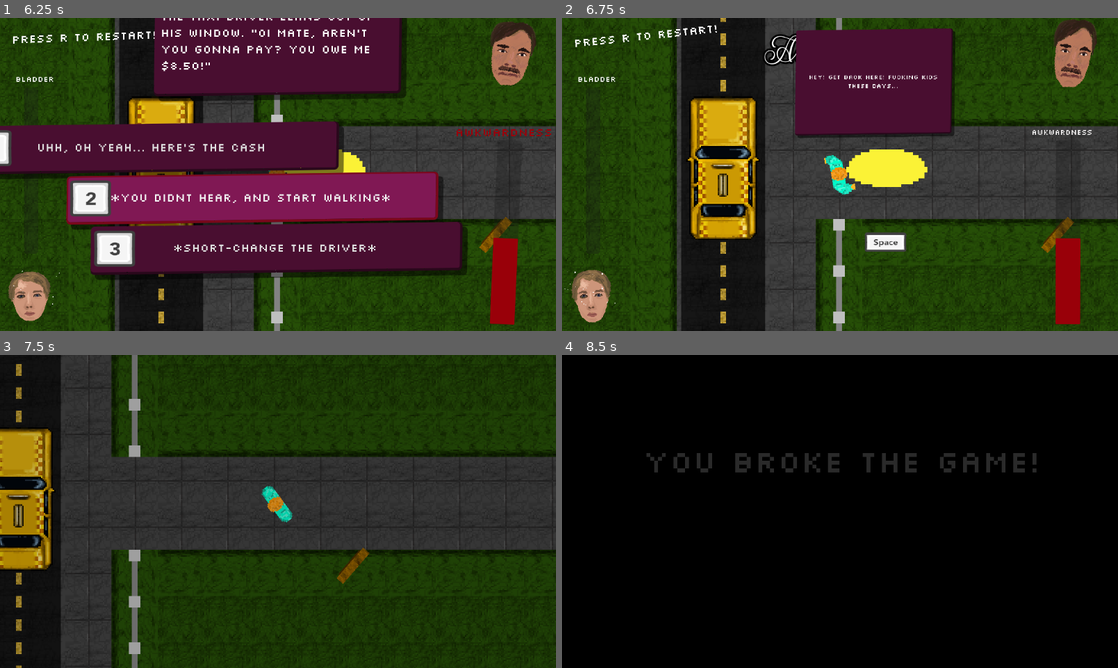
Above: before the commit, frames 1-4 (two rows, left to right).
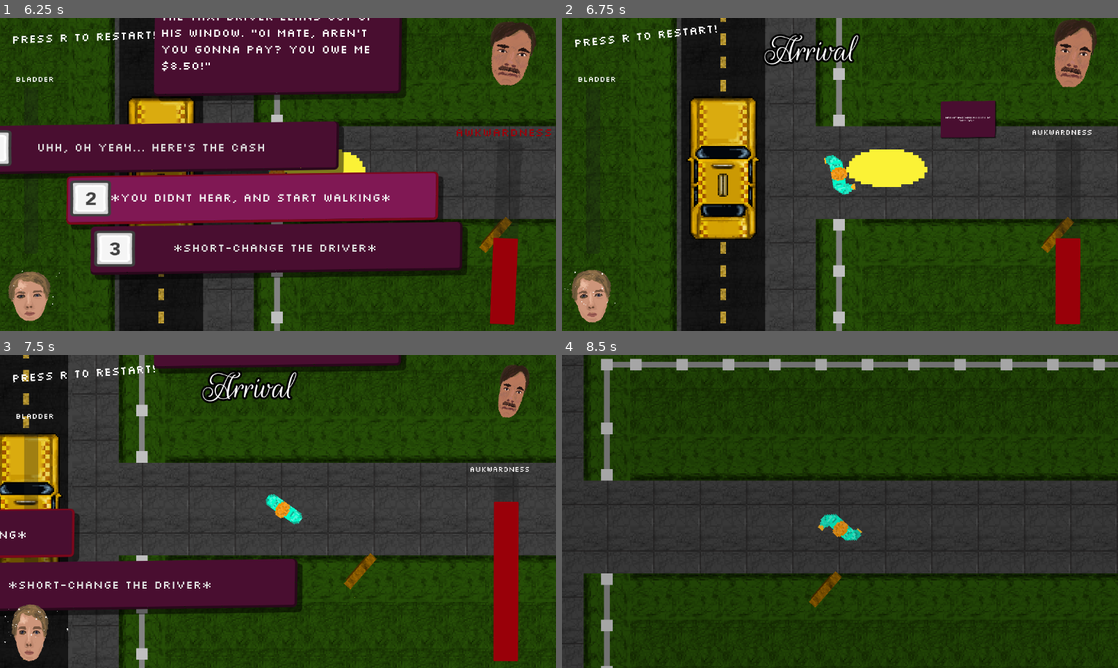
Above: after the commit, the same moments.

Repository: Jibby-Games/PizzaJam11
Game: Godot game, scene res://menu/intro.tscn
Two runs of this game, one before a commit and one after it. Both use one fixed random seed, a clock stepped at 60 frames per second and the inputs below.
Inputs (mouse positions are in pixels of both pictures, inside the frame that each line leads up to):
- Up to frame 1 (6.25 s): tap Enter (ui_accept) at 0.5, 0.77, 1.52, 3.02, 3.77, 4.52 s; move the mouse to (250, 237) at 0.52 s; press the mouse at (250, 237) at 0.53 s; hold W (up) 0.53-2.03 s; tap R (restart) every 0.75 s from 1.25 to 4.25 s; move the mouse to (444, 221) at 1.27 s; release the mouse at (444, 221) at 1.28 s; click (444, 221) at 1.35 s; move the mouse to (111, 127) at 2.02 s; press the mouse at (111, 127) at 2.03 s; hold A (left) 2.03-3.53 s; move the mouse to (305, 174) at 2.77 s; release the mouse at (305, 174) at 2.78 s; click (305, 174) at 2.85 s; move the mouse to (194, 96) at 3.52 s; press the mouse at (194, 96) at 3.53 s; hold S (down) 3.53-4.28 s; move the mouse to (400, 158) at 4.27 s; release the mouse at (400, 158) at 4.28 s; hold D (right) 4.28-5.03 s; click (400, 158) at 4.35 s; move the mouse to (166, 190) at 5.02 s; press the mouse at (166, 190) at 5.03 s; hold W (up) 5.03-5.75 s; release the mouse at (166, 190) at 5.75 s; click "*you didnt hear, and start wa…" at 5.75 s
- Up to frame 2 (6.75 s): move the mouse to (895, 105) at 6.52 s; hold D (right) from 6.53 s (still down); click (895, 105) at 6.6 s
- Up to frame 3 (7.5 s): tap Enter (ui_accept) at 6.77 s; release D (right) at 7.25 s; click "*you didnt hear, and start wa…" at 7.25 s
- Up to frame 4 (8.5 s): move the mouse to (812, 574) at 8.02 s; press the mouse at (812, 574) at 8.03 s; hold D (right) from 8.03 s (still down); tap Enter (ui_accept) at 8.27 s

Frame 1 is identical in both runs. In frame 2, 11% of the frame differs, in the area x 41-79%, y 3-75%; in frame 3, 33%; in frame 4, 100%, in the area x 0-100%, y 0-100%.

Commit message:
fix: event animations again - damn containers

Diff:
--- a/ui/awkward_event_system.tscn
+++ b/ui/awkward_event_system.tscn
@@ -100,118 +100,106 @@
 tracks/5/type = "value"
 tracks/5/imported = false
 tracks/5/enabled = true
-tracks/5/path = NodePath("ResponseScreen:position")
+tracks/5/path = NodePath("NPCPortrait:scale")
 tracks/5/interp = 1
 tracks/5/loop_wrap = true
 tracks/5/keys = {
 "times": PackedFloat32Array(0),
 "transitions": PackedFloat32Array(1),
 "update": 0,
-"values": [Vector2(0, 0)]
+"values": [Vector2(1, 1)]
 }
 tracks/6/type = "value"
 tracks/6/imported = false
 tracks/6/enabled = true
-tracks/6/path = NodePath("NPCPortrait:scale")
+tracks/6/path = NodePath("NPCPortrait:rotation")
 tracks/6/interp = 1
 tracks/6/loop_wrap = true
 tracks/6/keys = {
 "times": PackedFloat32Array(0),
 "transitions": PackedFloat32Array(1),
 "update": 0,
-"values": [Vector2(1, 1)]
+"values": [0.0]
 }
 tracks/7/type = "value"
 tracks/7/imported = false
 tracks/7/enabled = true
-tracks/7/path = NodePath("NPCPortrait:rotation")
+tracks/7/path = NodePath("DramaticSound:stream")
 tracks/7/interp = 1
 tracks/7/loop_wrap = true
 tracks/7/keys = {
 "times": PackedFloat32Array(0),
 "transitions": PackedFloat32Array(1),
-"update": 0,
-"values": [0.0]
+"update": 1,
+"values": [ExtResource("9_25upv")]
 }
 tracks/8/type = "value"
 tracks/8/imported = false
 tracks/8/enabled = true
-tracks/8/path = NodePath("ResponseScreen:scale")
+tracks/8/path = NodePath("DramaticSound:playing")
 tracks/8/interp = 1
 tracks/8/loop_wrap = true
 tracks/8/keys = {
 "times": PackedFloat32Array(0),
 "transitions": PackedFloat32Array(1),
-"update": 0,
-"values": [Vector2(1e-05, 1e-05)]
+"update": 1,
+"values": [false]
 }
 tracks/9/type = "value"
 tracks/9/imported = false
 tracks/9/enabled = true
-tracks/9/path = NodePath("DramaticSound:stream")
+tracks/9/path = NodePath(".:visible")
 tracks/9/interp = 1
 tracks/9/loop_wrap = true
 tracks/9/keys = {
 "times": PackedFloat32Array(0),
 "transitions": PackedFloat32Array(1),
 "update": 1,
-"values": [ExtResource("9_25upv")]
+"values": [false]
 }
 tracks/10/type = "value"
 tracks/10/imported = false
 tracks/10/enabled = true
-tracks/10/path = NodePath("DramaticSound:playing")
+tracks/10/path = NodePath("ResponseScreen/PanelContainer:position")
 tracks/10/interp = 1
 tracks/10/loop_wrap = true
 tracks/10/keys = {
 "times": PackedFloat32Array(0),
 "transitions": PackedFloat32Array(1),
-"update": 1,
-"values": [false]
+"update": 0,
+"values": [Vector2(849.5, 445.5)]
 }
 tracks/11/type = "value"
 tracks/11/imported = false
 tracks/11/enabled = true
-tracks/11/path = NodePath("ResponseScreen:visible")
+tracks/11/path = NodePath("ResponseScreen/PanelContainer:scale")
 tracks/11/interp = 1
 tracks/11/loop_wrap = true
 tracks/11/keys = {
 "times": PackedFloat32Array(0),
 "transitions": PackedFloat32Array(1),
-"update": 1,
-"values": [true]
+"update": 0,
+"values": [Vector2(1, 1)]
 }
 tracks/12/type = "value"
 tracks/12/imported = false
 tracks/12/enabled = true
-tracks/12/path = NodePath(".:visible")
+tracks/12/path = NodePath("ResponseScreen/InputPrompt:position")
 tracks/12/interp = 1
 tracks/12/loop_wrap = true
 tracks/12/keys = {
 "times": PackedFloat32Array(0),
 "transitions": PackedFloat32Array(1),
-"update": 1,
-"values": [false]
+"update": 0,
+"values": [Vector2(1102, 1160)]
 }
 tracks/13/type = "value"
 tracks/13/imported = false
 tracks/13/enabled = true
-tracks/13/path = NodePath("ResponseScreen/PanelContainer:position")
+tracks/13/path = NodePath("ResponseScreen/InputPrompt:scale")
 tracks/13/interp = 1
 tracks/13/loop_wrap = true
 tracks/13/keys = {
-"times": PackedFloat32Array(0),
-"transitions": PackedFloat32Array(1),
-"update": 0,
-"values": [Vector2(849.5, 445.5)]
-}
-tracks/14/type = "value"
-tracks/14/imported = false
-tracks/14/enabled = true
-tracks/14/path = NodePath("ResponseScreen/PanelContainer:scale")
-tracks/14/interp = 1
-tracks/14/loop_wrap = true
-tracks/14/keys = {
 "times": PackedFloat32Array(0),
 "transitions": PackedFloat32Array(1),
 "update": 0,
@@ -284,59 +272,59 @@
 tracks/5/type = "value"
 tracks/5/imported = false
 tracks/5/enabled = true
-tracks/5/path = NodePath("ResponseScreen:position")
+tracks/5/path = NodePath("NPCPortrait:scale")
 tracks/5/interp = 1
 tracks/5/loop_wrap = true
 tracks/5/keys = {
-"times": PackedFloat32Array(0),
-"transitions": PackedFloat32Array(1),
-"update": 0,
-"values": [Vector2(-1200, 0)]
+"times": PackedFloat32Array(0, 0.6, 1, 1.5, 2),
+"transitions": PackedFloat32Array(2, 0.5, -2, -2, -2),
+"update": 0,
+"values": [Vector2(0, 0), Vector2(1.5, 1.5), Vector2(1, 1), Vector2(1.5, 1.5), Vector2(1, 1)]
 }
 tracks/6/type = "value"
 tracks/6/imported = false
 tracks/6/enabled = true
-tracks/6/path = NodePath("NPCPortrait:scale")
+tracks/6/path = NodePath("NPCPortrait:rotation")
 tracks/6/interp = 1
 tracks/6/loop_wrap = true
 tracks/6/keys = {
-"times": PackedFloat32Array(0, 0.6, 1, 1.5, 2),
-"transitions": PackedFloat32Array(2, 0.5, -2, -2, -2),
-"update": 0,
-"values": [Vector2(0, 0), Vector2(1.5, 1.5), Vector2(1, 1), Vector2(1.5, 1.5), Vector2(1, 1)]
+"times": PackedFloat32Array(0, 0.3, 0.8, 1.3, 2),
+"transitions": PackedFloat32Array(0.5, 2, 2, 2, 2),
+"update": 0,
+"values": [0.0, 0.0, -0.261799, 0.261799, 0.0]
 }
 tracks/7/type = "value"
 tracks/7/imported = false
 tracks/7/enabled = true
-tracks/7/path = NodePath("NPCPortrait:rotation")
+tracks/7/path = NodePath("DramaticSound:stream")
 tracks/7/interp = 1
 tracks/7/loop_wrap = true
 tracks/7/keys = {
-"times": PackedFloat32Array(0, 0.3, 0.8, 1.3, 2),
-"transitions": PackedFloat32Array(0.5, 2, 2, 2, 2),
-"update": 0,
-"values": [0.0, 0.0, -0.261799, 0.261799, 0.0]
+"times": PackedFloat32Array(0),
+"transitions": PackedFloat32Array(1),
+"update": 1,
+"values": [ExtResource("7_42v4y")]
 }
 tracks/8/type = "value"
 tracks/8/imported = false
 tracks/8/enabled = true
-tracks/8/path = NodePath("DramaticSound:stream")
+tracks/8/path = NodePath("DramaticSound:playing")
 tracks/8/interp = 1
 tracks/8/loop_wrap = true
 tracks/8/keys = {
-"times": PackedFloat32Array(0),
+"times": PackedFloat32Array(0.4),
 "transitions": PackedFloat32Array(1),
 "update": 1,
-"values": [ExtResource("7_42v4y")]
+"values": [true]
 }
 tracks/9/type = "value"
 tracks/9/imported = false
 tracks/9/enabled = true
-tracks/9/path = NodePath("DramaticSound:playing")
+tracks/9/path = NodePath(".:visible")
 tracks/9/interp = 1
 tracks/9/loop_wrap = true
 tracks/9/keys = {
-"times": PackedFloat32Array(0.4),
+"times": PackedFloat32Array(0),
 "transitions": PackedFloat32Array(1),
 "update": 1,
 "values": [true]
@@ -344,14 +332,50 @@
 tracks/10/type = "value"
 tracks/10/imported = false
 tracks/10/enabled = true
-tracks/10/path = NodePath(".:visible")
+tracks/10/path = NodePath("ResponseScreen/PanelContainer:position")
 tracks/10/interp = 1
 tracks/10/loop_wrap = true
 tracks/10/keys = {
 "times": PackedFloat32Array(0),
 "transitions": PackedFloat32Array(1),
-"update": 1,
-"values": [true]
+"update": 0,
+"values": [Vector2(759, -87)]
+}
+tracks/11/type = "value"
+tracks/11/imported = false
+tracks/11/enabled = true
+tracks/11/path = NodePath("ResponseScreen/PanelContainer:scale")
+tracks/11/interp = 1
+tracks/11/loop_wrap = true
+tracks/11/keys = {
+"times": PackedFloat32Array(0),
+"transitions": PackedFloat32Array(1),
+"update": 0,
+"values": [Vector2(1e-05, 1e-05)]
+}
+tracks/12/type = "value"
+tracks/12/imported = false
+tracks/12/enabled = true
+tracks/12/path = NodePath("ResponseScreen/InputPrompt:position")
+tracks/12/interp = 1
+tracks/12/loop_wrap = true
+tracks/12/keys = {
+"times": PackedFloat32Array(0),
+"transitions": PackedFloat32Array(1),
+"update": 0,
+"values": [Vector2(526, 669)]
+}
+tracks/13/type = "value"
+tracks/13/imported = false
+tracks/13/enabled = true
+tracks/13/path = NodePath("ResponseScreen/InputPrompt:scale")
+tracks/13/interp = 1
+tracks/13/loop_wrap = true
+tracks/13/keys = {
+"times": PackedFloat32Array(0),
+"transitions": PackedFloat32Array(1),
+"update": 0,
+"values": [Vector2(1, 1)]
 }
 
 [sub_resource type="Animation" id="Animation_73bsn"]
@@ -408,62 +432,38 @@
 tracks/4/type = "value"
 tracks/4/imported = false
 tracks/4/enabled = true
-tracks/4/path = NodePath("ResponseScreen:position")
-tracks/4/interp = 2
+tracks/4/path = NodePath("ResponseScreen/PanelContainer:position")
+tracks/4/interp = 1
 tracks/4/loop_wrap = true
 tracks/4/keys = {
-"times": PackedFloat32Array(0, 0.602033, 1.3),
-"transitions": PackedFloat32Array(0, 0.5, 0.5),
-"update": 0,
-"values": [Vector2(496, -257), Vector2(496, -257), Vector2(0, 0)]
+"times": PackedFloat32Array(0, 0.6, 1.3),
+"transitions": PackedFloat32Array(1, 1, 2),
+"update": 0,
+"values": [Vector2(759, -87), Vector2(759, -87), Vector2(273.5, 121.5)]
 }
 tracks/5/type = "value"
 tracks/5/imported = false
 tracks/5/enabled = true
-tracks/5/path = NodePath("ResponseScreen:scale")
-tracks/5/interp = 2
+tracks/5/path = NodePath("ResponseScreen/PanelContainer:scale")
+tracks/5/interp = 1
 tracks/5/loop_wrap = true
 tracks/5/keys = {
-"times": PackedFloat32Array(0, 0.620694, 1.30203),
-"transitions": PackedFloat32Array(0, 0.5, 0.5),
-"update": 0,
-"values": [Vector2(1e-05, 1e-05), Vector2(1e-05, 1e-05), Vector2(1, 1)]
+"times": PackedFloat32Array(0, 0.62512, 1.3),
+"transitions": PackedFloat32Array(2, 2, 2),
+"update": 0,
+"values": [Vector2(0, 0), Vector2(0, 0), Vector2(1, 1)]
 }
 tracks/6/type = "value"
 tracks/6/imported = false
 tracks/6/enabled = true
-tracks/6/path = NodePath("ResponseScreen:visible")
+tracks/6/path = NodePath("ResponseScreen/InputPrompt:position")
 tracks/6/interp = 1
 tracks/6/loop_wrap = true
 tracks/6/keys = {
-"times": PackedFloat32Array(0),
-"transitions": PackedFloat32Array(1),
-"update": 1,
-"values": [true]
-}
-tracks/7/type = "value"
-tracks/7/imported = false
-tracks/7/enabled = true
-tracks/7/path = NodePath("ResponseScreen/PanelContainer:position")
-tracks/7/interp = 1
-tracks/7/loop_wrap = true
-tracks/7/keys = {
-"times": PackedFloat32Array(0, 0.606459, 1.3),
-"transitions": PackedFloat32Array(0, 0.5, 1),
-"update": 0,
-"values": [Vector2(496, -257), Vector2(496, -257), Vector2(273.5, 121.5)]
-}
-tracks/8/type = "value"
-tracks/8/imported = false
-tracks/8/enabled = true
-tracks/8/path = NodePath("ResponseScreen/PanelContainer:scale")
-tracks/8/interp = 1
-tracks/8/loop_wrap = true
-tracks/8/keys = {
-"times": PackedFloat32Array(0, 0.62512, 1.3),
-"transitions": PackedFloat32Array(0, 0.5, 1),
-"update": 0,
-"values": [Vector2(0, 0), Vector2(0, 0), Vector2(1, 1)]
+"times": PackedFloat32Array(0, 1.2, 1.5),
+"transitions": PackedFloat32Array(-2, -2, -2),
+"update": 0,
+"values": [Vector2(526, 669), Vector2(526, 669), Vector2(526, 548)]
 }
 
 [sub_resource type="Animation" id="Animation_4kwg3"]
@@ -471,62 +471,50 @@
 tracks/0/type = "value"
 tracks/0/imported = false
 tracks/0/enabled = true
-tracks/0/path = NodePath("ResponseScreen:position")
-tracks/0/interp = 2
+tracks/0/path = NodePath("NPCPortrait:position")
+tracks/0/interp = 1
 tracks/0/loop_wrap = true
 tracks/0/keys = {
-"times": PackedFloat32Array(0, 0.8),
-"transitions": PackedFloat32Array(0.5, 0.5),
-"update": 0,
-"values": [Vector2(0, 0), Vector2(0, -650)]
+"times": PackedFloat32Array(0.4, 1),
+"transitions": PackedFloat32Array(2, 2),
+"update": 0,
+"values": [Vector2(998, 18), Vector2(1298, 18)]
 }
 tracks/1/type = "value"
 tracks/1/imported = false
 tracks/1/enabled = true
-tracks/1/path = NodePath("ResponseScreen:scale")
-tracks/1/interp = 2
+tracks/1/path = NodePath("NPCPortrait:scale")
+tracks/1/interp = 1
 tracks/1/loop_wrap = true
 tracks/1/keys = {
-"times": PackedFloat32Array(0),
-"transitions": PackedFloat32Array(0.5),
-"update": 0,
-"values": [Vector2(1, 1)]
+"times": PackedFloat32Array(0.3, 1),
+"transitions": PackedFloat32Array(2, 2),
+"update": 0,
+"values": [Vector2(1, 1), Vector2(0, 0)]
 }
 tracks/2/type = "value"
 tracks/2/imported = false
 tracks/2/enabled = true
-tracks/2/path = NodePath("ResponseScreen:visible")
+tracks/2/path = NodePath("ResponseScreen/InputPrompt:position")
 tracks/2/interp = 1
 tracks/2/loop_wrap = true
 tracks/2/keys = {
-"times": PackedFloat32Array(0),
-"transitions": PackedFloat32Array(1),
-"update": 1,
-"values": [true]
+"times": PackedFloat32Array(0, 0.3, 0.7),
+"transitions": PackedFloat32Array(1, 1, 1),
+"update": 0,
+"values": [Vector2(526, 548), Vector2(526, 548), Vector2(526, 672)]
 }
 tracks/3/type = "value"
 tracks/3/imported = false
 tracks/3/enabled = true
-tracks/3/path = NodePath("NPCPortrait:position")
+tracks/3/path = NodePath("ResponseScreen/PanelContainer:position")
 tracks/3/interp = 1
 tracks/3/loop_wrap = true
 tracks/3/keys = {
-"times": PackedFloat32Array(0.4, 1),
-"transitions": PackedFloat32Array(2, 2),
-"update": 0,
-"values": [Vector2(998, 18), Vector2(1298, 18)]
-}
-tracks/4/type = "value"
-tracks/4/imported = false
-tracks/4/enabled = true
-tracks/4/path = NodePath("NPCPortrait:scale")
-tracks/4/interp = 1
-tracks/4/loop_wrap = true
-tracks/4/keys = {
-"times": PackedFloat32Array(0.3, 1),
-"transitions": PackedFloat32Array(2, 2),
-"update": 0,
-"values": [Vector2(1, 1), Vector2(0, 0)]
+"times": PackedFloat32Array(0, 0.3, 0.6),
+"transitions": PackedFloat32Array(1, 1, 1),
+"update": 0,
+"values": [Vector2(273.5, 121.5), Vector2(273.5, 121.5), Vector2(273, -449)]
 }
 
 [sub_resource type="AnimationLibrary" id="AnimationLibrary_eop60"]
@@ -670,7 +658,6 @@
 anchor_bottom = 1.0
 grow_horizontal = 2
 grow_vertical = 2
-scale = Vector2(1e-05, 1e-05)
 pivot_offset = Vector2(576, 324)
 
 [node name="PanelContainer" type="PanelContainer" parent="ResponseScreen"]
@@ -683,9 +670,10 @@
 offset_left = 273.5
 offset_top = 121.5
 offset_right = 878.5
-offset_bottom = 526.5
+offset_bottom = 526.501
 grow_horizontal = 2
 grow_vertical = 2
+pivot_offset = Vector2(302, 202)
 
 [node name="ResponseLabel" type="Label" parent="ResponseScreen/PanelContainer"]
 unique_name_in_owner = true
@@ -698,8 +686,10 @@
 
 [node name="InputPrompt" parent="ResponseScreen" instance=ExtResource("3_m2sxk")]
 layout_mode = 1
-offset_top = -136.0
-offset_bottom = -36.0
+offset_left = 526.0
+offset_top = 512.0
+offset_right = 626.0
+offset_bottom = 612.0
 
 [node name="NPCPortrait" parent="." instance=ExtResource("6_eyki4")]
 layout_mode = 1
@@ -708,7 +698,7 @@
 anchor_right = 1.0
 offset_left = -154.0
 offset_top = 18.0
-offset_right = -25.9871
+offset_right = -25.9858
 offset_bottom = 145.998
 grow_horizontal = 0
 
